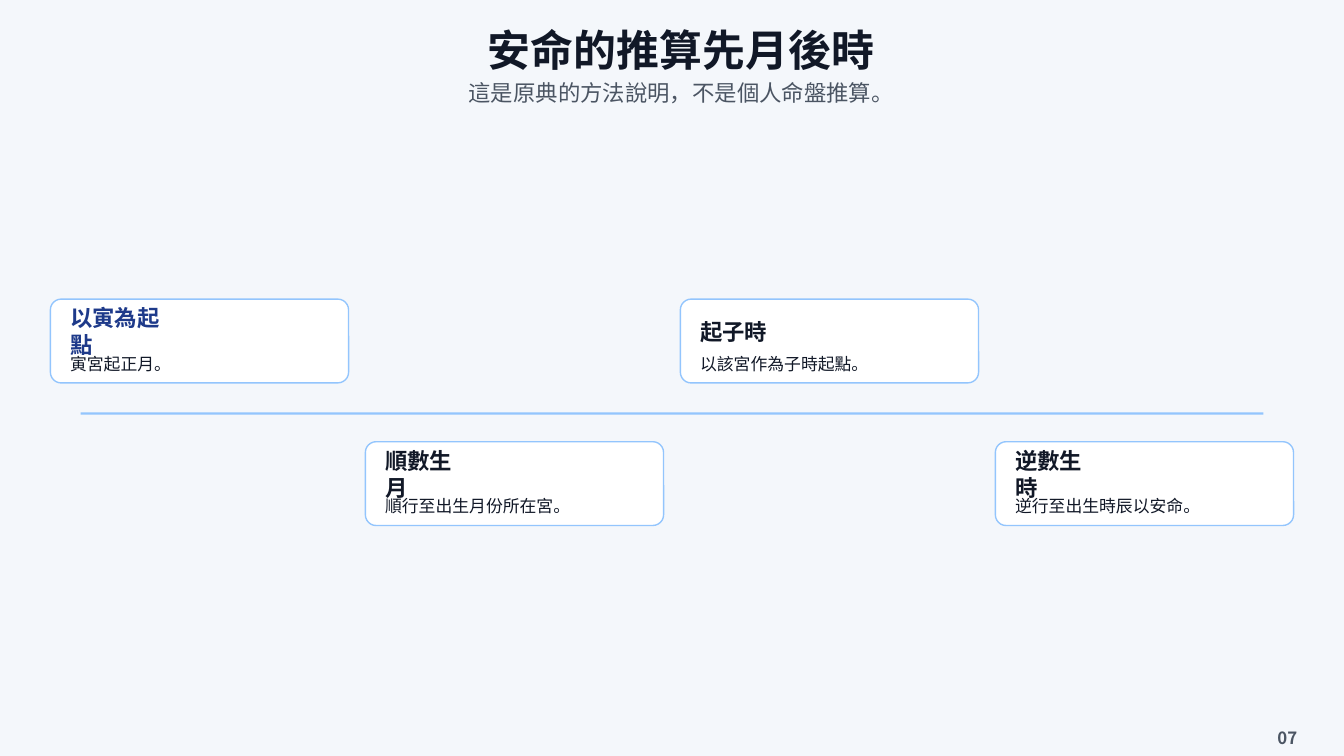
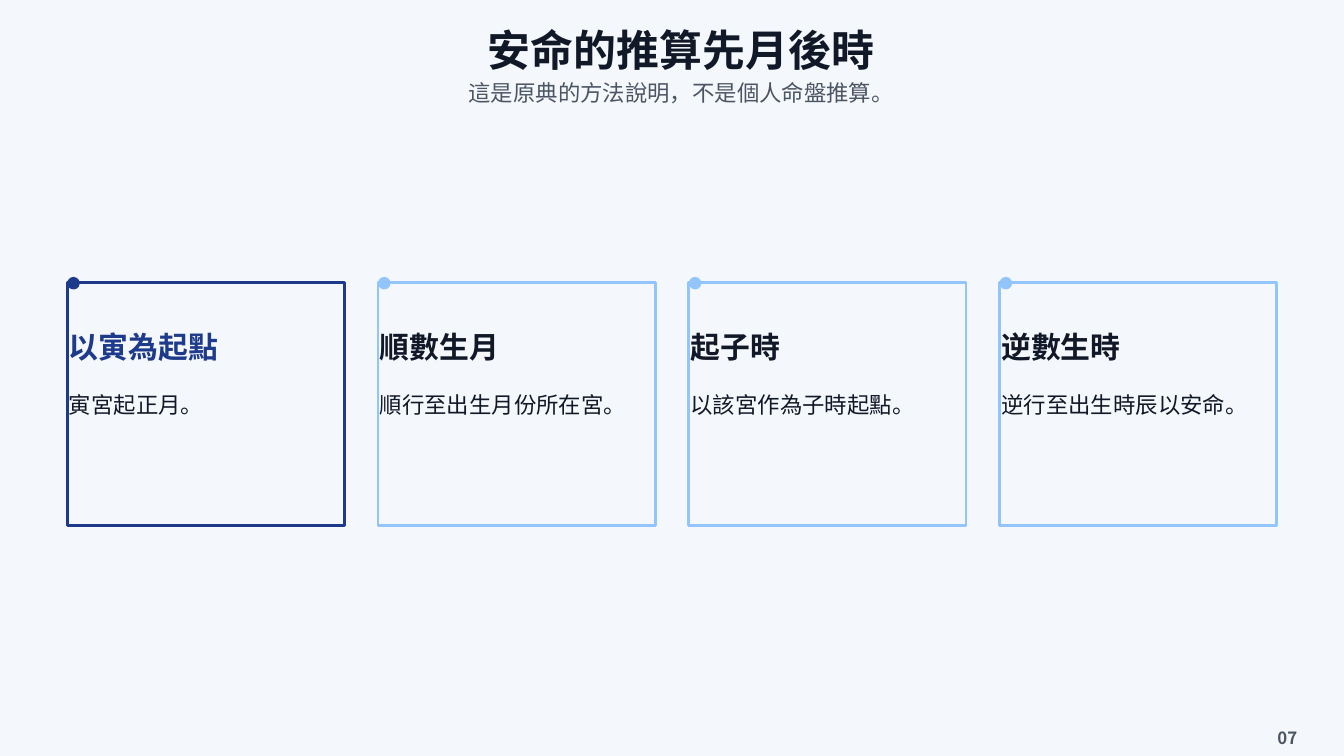
Before and after one commit to estrella123456789/S, a slide deck: slide 8 of exports/ziwei-reading.pptx. Drawn at 1344x756 pixels with LibreOffice and Linux fonts; fonts in the diff are those of the drawing; background and template pictures are left out. Boxes give left, top, right and bottom in pixels: in the first picture for what was removed or moved away, otherwise in the second. Text is boxed around its words. In the diff, an @@ line names an element or a change of style, - is before the commit and + after.

Commit message:
Adapt short slide content and repair responsive studio layout

```diff
--- a/exports/ziwei-reading.pptx
+++ b/exports/ziwei-reading.pptx
@@ rectangle added at (67, 282, 344, 526), outline #1E3A8A 1.5 pt @@
@@ ellipse added at (67, 277, 79, 289), fill #1E3A8A @@
@@ rectangle added at (378, 282, 655, 526), outline #93C5FD 1.5 pt @@
@@ ellipse added at (378, 277, 390, 289), fill #93C5FD @@
@@ rectangle added at (688, 282, 965, 526), outline #93C5FD 1.5 pt @@
@@ ellipse added at (688, 277, 700, 289), fill #93C5FD @@
@@ rectangle added at (1000, 282, 1277, 526), outline #93C5FD 1.5 pt @@
@@ ellipse added at (1000, 277, 1012, 289), fill #93C5FD @@
@@ rounded rectangle removed at (51, 300, 349, 383) @@
@@ text "以寅為起點": place and size @@
-text "以寅為起點" at (70, 307, 160, 359)
+text "以寅為起點" at (69, 332, 218, 361)
@@ size 12 to 16 pt in 4 elements at (69, 332, 218, 361), (691, 332, 780, 361), (1001, 332, 1120, 361), (380, 332, 499, 361) @@
@@ text "順數生月": place and size @@
-text "順數生月" at (385, 450, 452, 501)
+text "順數生月" at (380, 332, 499, 361)
@@ rounded rectangle removed at (680, 300, 978, 383) @@
@@ text "起子時": place and size @@
-text "起子時" at (700, 321, 767, 342)
+text "起子時" at (691, 332, 780, 361)
@@ text "逆數生時": place and size @@
-text "逆數生時" at (1015, 450, 1082, 501)
+text "逆數生時" at (1001, 332, 1120, 361)
@@ text "寅宮起正月。": place and size @@
-text "寅宮起正月。" at (70, 353, 171, 372)
+text "寅宮起正月。" at (69, 394, 203, 415)
@@ text "順行至出生月份所在宮。": place and size @@
-text "順行至出生月份所在宮。" at (385, 495, 570, 514)
+text "順行至出生月份所在宮。" at (380, 394, 626, 415)
@@ text "以該宮作為子時起點。": place and size @@
-text "以該宮作為子時起點。" at (700, 356, 868, 372)
+text "以該宮作為子時起點。" at (691, 394, 915, 415)
@@ size 9 to 12 pt in 4 elements at (691, 394, 915, 415), (69, 394, 203, 415), (380, 394, 626, 415), (1001, 394, 1247, 415) @@
@@ text "逆行至出生時辰以安命。": place and size @@
-text "逆行至出生時辰以安命。" at (1015, 495, 1200, 514)
+text "逆行至出生時辰以安命。" at (1001, 394, 1247, 415)
@@ rectangle removed at (81, 413, 1263, 415) @@
@@ rounded rectangle removed at (366, 442, 664, 526) @@
@@ rounded rectangle removed at (996, 442, 1294, 526) @@
```
Also in this commit, not shown: 18 other slides changed, 10 other files.
